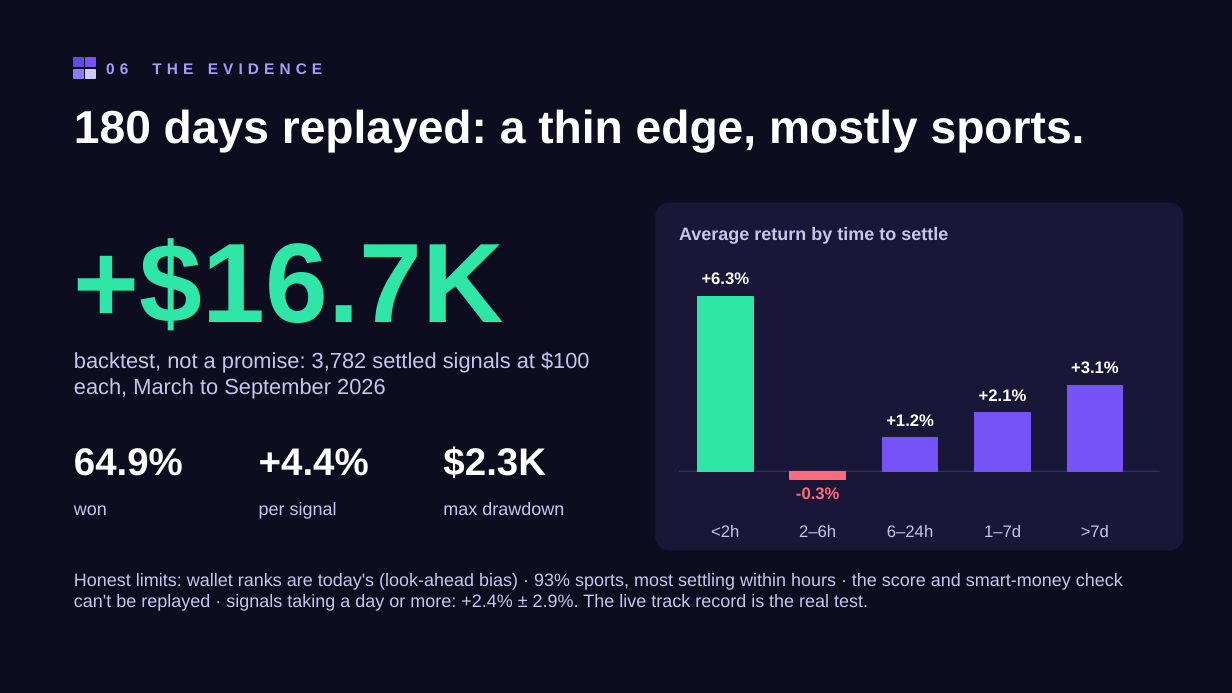
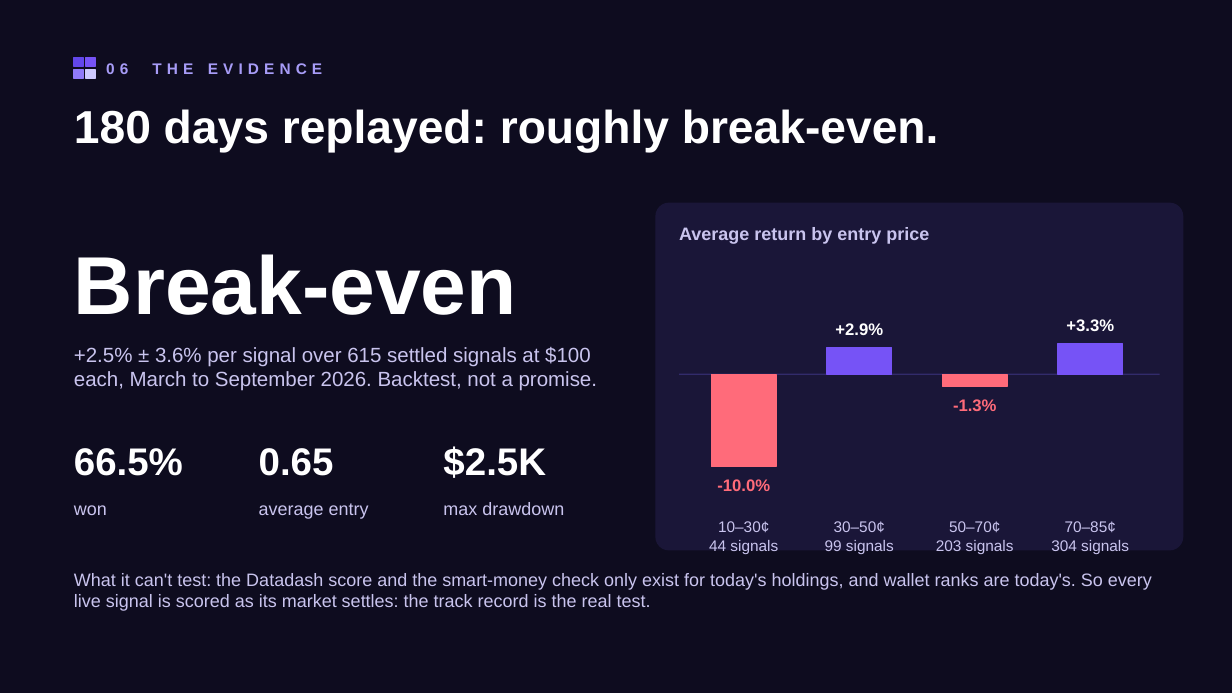
Before and after one commit to arpitBhalla/okx-smart-money-agent, a slide deck: slide 7 of pitch/Datadash-Smart-Money.pptx. Drawn at 1232x693 pixels with LibreOffice and Linux fonts; fonts in the diff are those of the drawing. Boxes give left, top, right and bottom in pixels: in the first picture for what was removed or moved away, otherwise in the second. Text is boxed around its words. In the diff, an @@ line names an element or a change of style, - is before the commit and + after.

Commit message:
docs(pitch): reframe the backtest slide on the YES/NO-only re-run
The re-run (615 settled signals, +2.5% ± 3.6% per signal) is roughly
break-even, so the slide says so, charts return by entry price instead of
by time to settle, and points to the live track record as the real test.
The roadmap no longer promises an in-play sports filter.

```diff
--- a/pitch/Datadash-Smart-Money.pptx
+++ b/pitch/Datadash-Smart-Money.pptx
@@ text at (x1=74, y1=109, x2=939, y2=152): text changed @@
-180 days replayed: a thin edge, mostly sports.
+180 days replayed: roughly break-even.
@@ text at (x1=679, y1=227, x2=929, y2=244): text changed @@
-Average return by time to settle
+Average return by entry price
@@ text at (x1=74, y1=254, x2=517, y2=315): text changed; size 88 to 64 pt; text colour #2EE6A6 to #FFFFFF @@
-+$16.7K
+Break-even
@@ text removed at (x1=702, y1=272, x2=750, y2=284) @@
-+6.3%
@@ text added at (x1=835, y1=323, x2=883, y2=335), 13 pt, text #FFFFFF, bold @@
++2.9%
@@ text at (x1=1066, y1=319, x2=1114, y2=331): text changed @@
-+3.1%
++3.3%
@@ text at (x1=74, y1=347, x2=597, y2=391): text changed; size 17 to 16 pt @@
-backtest, not a promise: 3,782 settled signals at $100 each, March to September 2026
++2.5% ± 3.6% per signal over 615 settled signals at $100 each, March to September 2026. Backtest, not a promise.
@@ rectangle resized from (x1=790, y1=471, x2=846, y2=480) to (x1=827, y1=348, x2=892, y2=374) @@
@@ rectangle at (x1=827, y1=348, x2=892, y2=374): fill #FF6B7A to #7653F6; outline #FF6B7A 1 pt to #7653F6 1 pt @@
@@ rectangle resized from (x1=975, y1=413, x2=1031, y2=471) to (x1=1058, y1=344, x2=1123, y2=374) @@
@@ line moved from (679, 471) - (1160, 471) to (679, 374) - (1160, 374) @@
@@ rectangle resized from (x1=698, y1=297, x2=753, y2=471) to (x1=712, y1=374, x2=776, y2=467) @@
@@ rectangle at (x1=712, y1=374, x2=776, y2=467): fill #2EE6A6 to #FF6B7A; outline #2EE6A6 1 pt to #FF6B7A 1 pt @@
@@ rectangle resized from (x1=883, y1=438, x2=938, y2=471) to (x1=943, y1=374, x2=1007, y2=386) @@
@@ rectangle at (x1=943, y1=374, x2=1007, y2=386): fill #7653F6 to #FF6B7A; outline #7653F6 1 pt to #FF6B7A 1 pt @@
@@ text removed at (x1=979, y1=389, x2=1027, y2=401) @@
-+2.1%
@@ rectangle removed at (x1=1067, y1=385, x2=1123, y2=471) @@
@@ text at (x1=953, y1=399, x2=996, y2=411): text changed; text colour #FFFFFF to #FF6B7A @@
-+1.2%
+-1.3%
@@ text at (x1=74, y1=448, x2=183, y2=476): text changed @@
-64.9%
+66.5%
@@ text at (x1=259, y1=448, x2=334, y2=476): text changed @@
-+4.4%
+0.65
@@ text at (x1=443, y1=446, x2=546, y2=478): text changed @@
-$2.3K
+$2.5K
@@ text at (x1=717, y1=479, x2=770, y2=491): text changed @@
--0.3%
+-10.0%
@@ text at (x1=259, y1=503, x2=369, y2=519): text changed @@
-per signal
+average entry
@@ text at (x1=709, y1=521, x2=778, y2=554): text changed; size 13 to 12 pt @@
-<2h
+10–30¢
+44 signals
@@ text at (x1=825, y1=521, x2=894, y2=554): text changed; size 13 to 12 pt @@
-2–6h
+30–50¢
+99 signals
@@ text at (x1=936, y1=521, x2=1014, y2=554): text changed; size 13 to 12 pt @@
-6–24h
+50–70¢
+203 signals
@@ text at (x1=1051, y1=521, x2=1129, y2=554): text changed; size 13 to 12 pt @@
-1–7d
+70–85¢
+304 signals
@@ text removed at (x1=1081, y1=525, x2=1109, y2=537) @@
->7d
@@ text at (x1=74, y1=573, x2=1152, y2=611): text changed @@
-Honest limits: wallet ranks are today's (look-ahead bias) · 93% sports, most settling within hours · the score and smart-money check can't be replayed · signals taking a day or more: +2.4% ± 2.9%. The live track record is the real test.
+What it can't test: the Datadash score and the smart-money check only exist for today's holdings, and wallet ranks are today's. So every live signal is scored as its market settles: the track record is the real test.
```
Also in this commit, not shown: 1 other slide changed, 1 other file.
